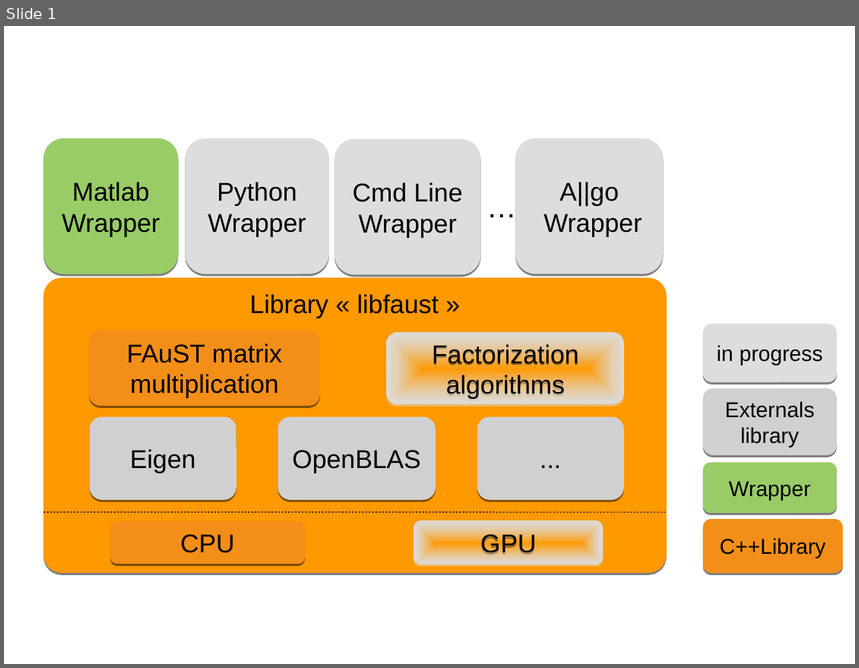
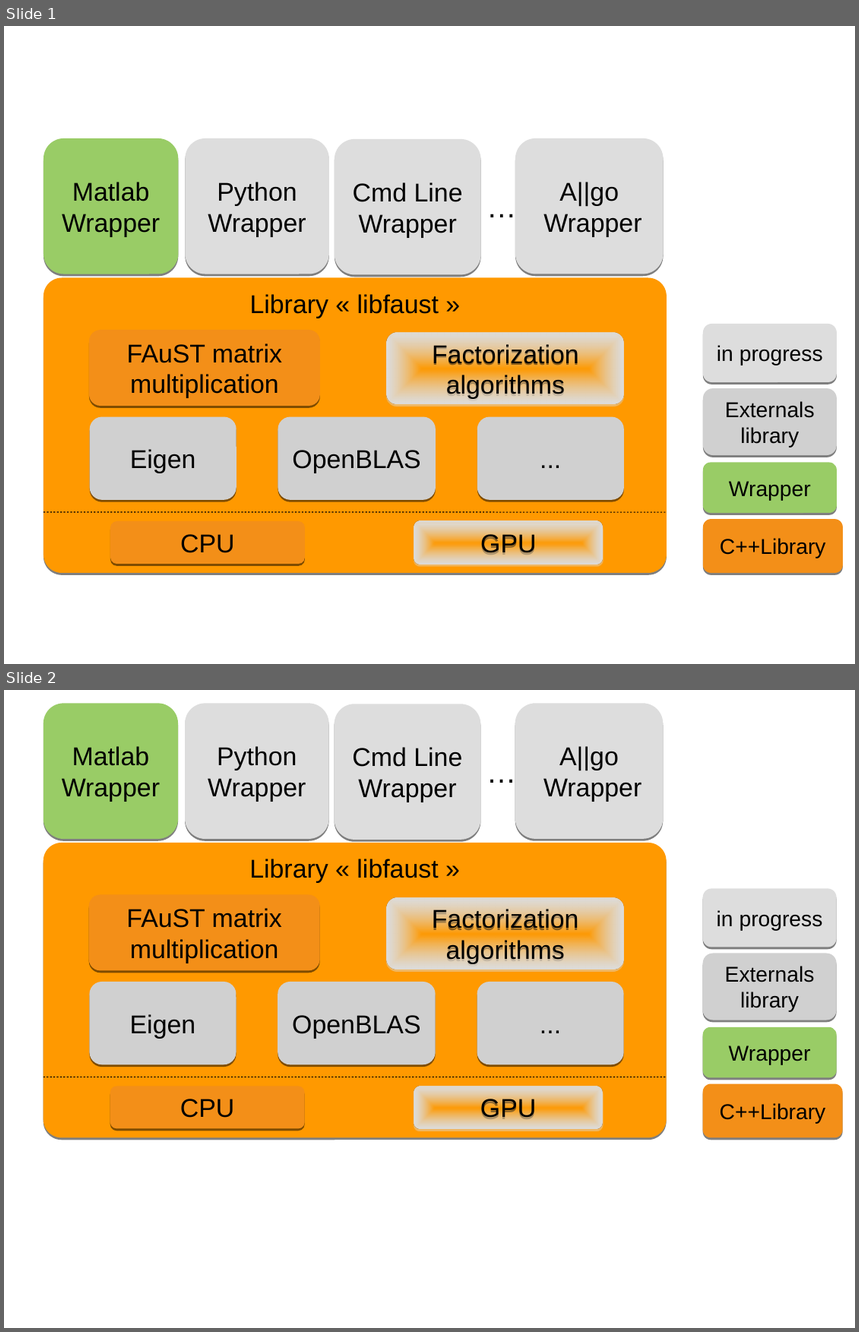
Before and after one commit to macnetic/faust, a slide deck: gen_doc/LaTeX/images/FaustStructure3.odp. Shown one above the other, each under a label of ours: slide 1 before the commit, slides 1 and 2 after it. The pictures are 859x668 and 859x1332 pixels, drawn with LibreOffice and Linux fonts; fonts in the diff are those of the drawing; grey boxes stand for pictures. Boxes give left, top, right and bottom in pixels: in the first picture for what was removed or moved away, otherwise in the second. Text is boxed around its words. In the diff, an @@ line names an element or a change of style, - is before the commit and + after.

```diff
--- a/gen_doc/LaTeX/images/FaustStructure3.odp
+++ b/gen_doc/LaTeX/images/FaustStructure3.odp
@@ slide 2 added at box(4, 690, 855, 1328), background #FFFFFF @@
@@ rounded rectangle added at box(44, 703, 179, 839), fill #99CC66, 24 pt, text #000000 @@
+Matlab Wrapper
@@ rounded rectangle added at box(185, 703, 329, 839), fill #DDDDDD, 24 pt, text #000000 @@
+Python Wrapper
@@ rounded rectangle added at box(335, 704, 481, 840), fill #DDDDDD, 24 pt, text #000000 @@
+Cmd Line Wrapper
@@ rounded rectangle added at box(515, 703, 664, 839), fill #DDDDDD, 24 pt, text #000000 @@
+A||go
+Wrapper
@@ text added at box(482, 749, 515, 793), 28 pt, text #000000 @@
+…
@@ rounded rectangle added at box(44, 843, 667, 1138), fill #FF9900, 24 pt, text #000000 @@
+Library « libfaust »
@@ rounded rectangle added at box(89, 894, 320, 970), fill #F38F18, 24 pt, text #000000 @@
+FAuST matrix multiplication
@@ rounded rectangle added at box(703, 888, 837, 947), fill #DDDDDD, 20 pt, text #000000 @@
+in progress
@@ rounded rectangle added at box(387, 897, 624, 969), fill gradient #DDDDDD, 24 pt, text #000000 @@
+Factorization algorithms
@@ picture added at box(703, 954, 837, 1021), 20 pt, text #000000 @@
+Externals library
@@ picture added at box(90, 982, 237, 1065), 24 pt, text #000000 @@
+Eigen
@@ picture added at box(278, 982, 436, 1065), 24 pt, text #000000 @@
+OpenBLAS
@@ picture added at box(477, 982, 624, 1065), 24 pt, text #000000 @@
+...
@@ rounded rectangle added at box(703, 1027, 837, 1078), fill #99CC66, 20 pt, text #000000 @@
+Wrapper
@@ line added from (44, 1077) to (667, 1077), #000000 0.79 pt @@
@@ rounded rectangle added at box(110, 1086, 305, 1129), fill #F38F18, 24 pt, text #000000 @@
+CPU
@@ rounded rectangle added at box(414, 1086, 603, 1129), fill gradient #DDDDDD, 24 pt, text #000000 @@
+GPU
@@ rounded rectangle added at box(703, 1084, 843, 1138), fill #F38F18, 20 pt, text #000000 @@
+C++Library
```
Also in this commit, not shown: 1 other file.
